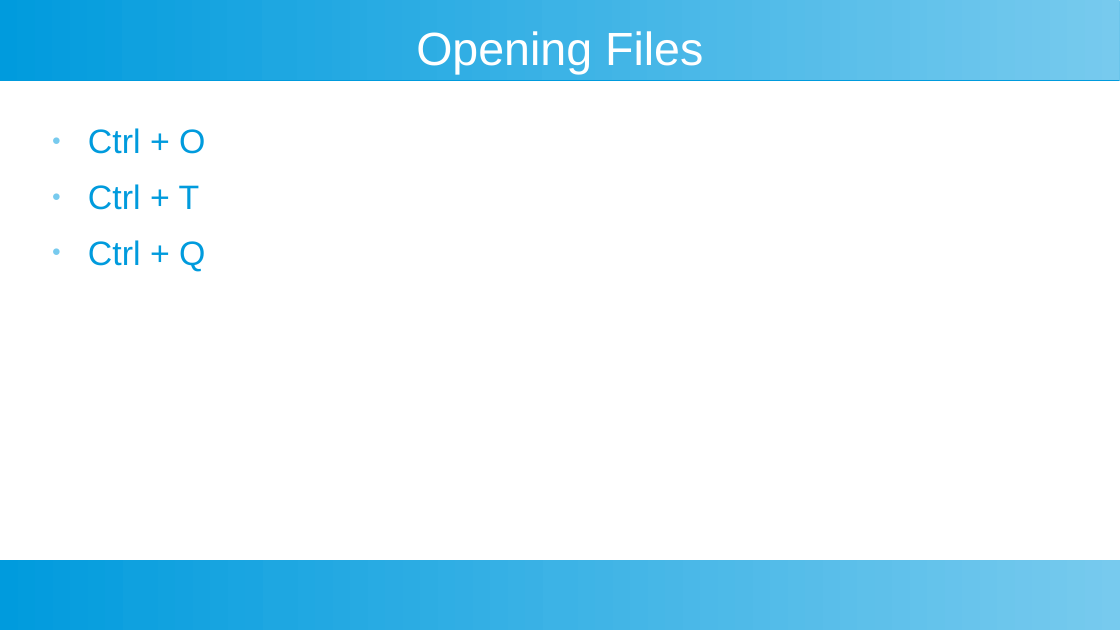
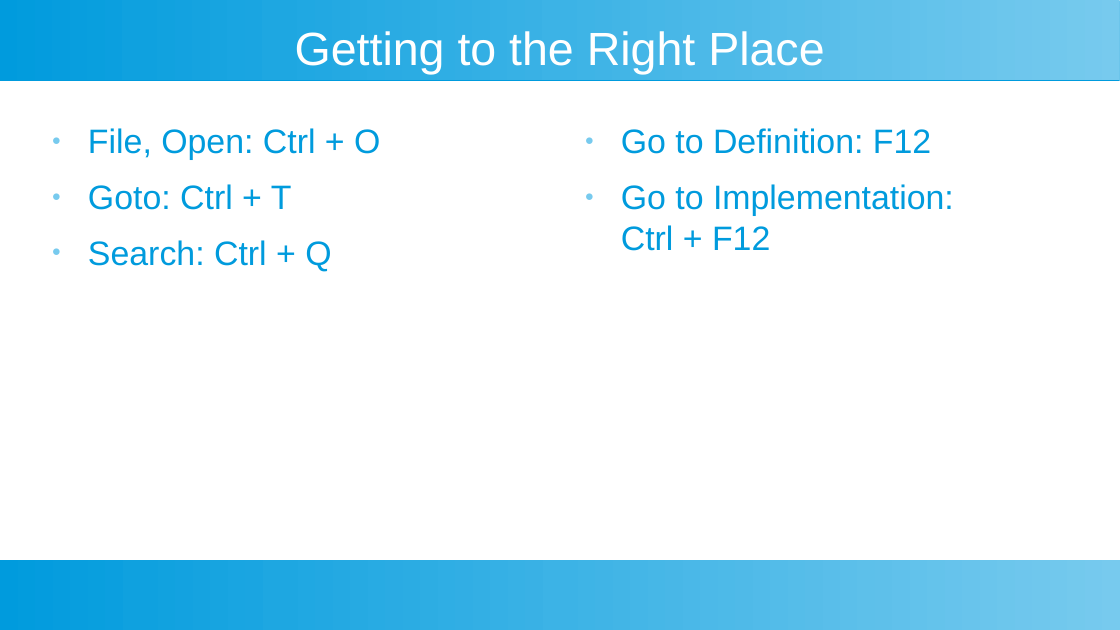
Before and after one commit to SmithE65/Productivity, a slide deck: slide 9 of Productivity.odp (slide 8 before the commit). Drawn at 1120x630 pixels with LibreOffice and Linux fonts; fonts in the diff are those of the drawing. Boxes give left, top, right and bottom in pixels: in the first picture for what was removed or moved away, otherwise in the second. Text is boxed around its words. In the diff, an @@ line names an element or a change of style, - is before the commit and + after.

```diff
--- a/Productivity.odp
+++ b/Productivity.odp
@@ title at [295,31,824,74]: text changed @@
-Opening Files
+Getting to the Right Place
@@ text at [88,128,380,271]: text changed @@
-● Ctrl + O
-● Ctrl + T
-● Ctrl + Q
+● File, Open: Ctrl + O
+● Goto: Ctrl + T
+● Search: Ctrl + Q
@@ text added at [621,128,954,251], 24 pt, text #009BDD @@
+● Go to Definition: F12
+● Go to Implementation:
+  Ctrl + F12
```
Also in this commit, not shown: 5 other slides changed, 17 slides added, 2 slides removed.
